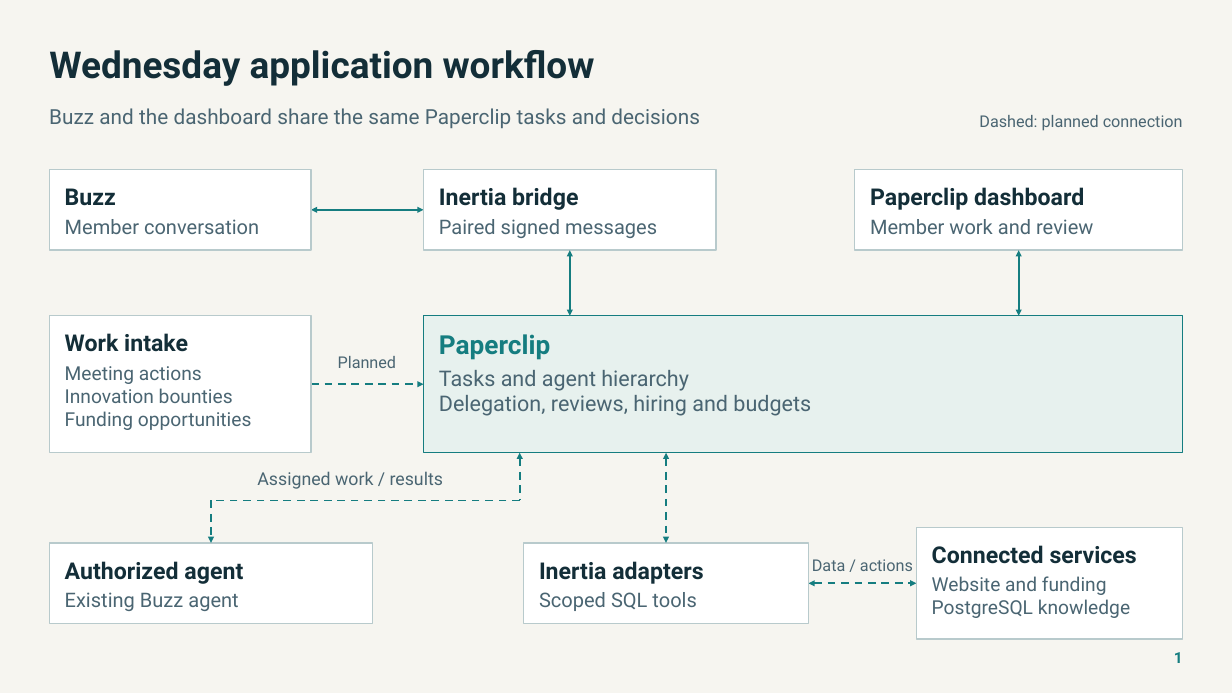
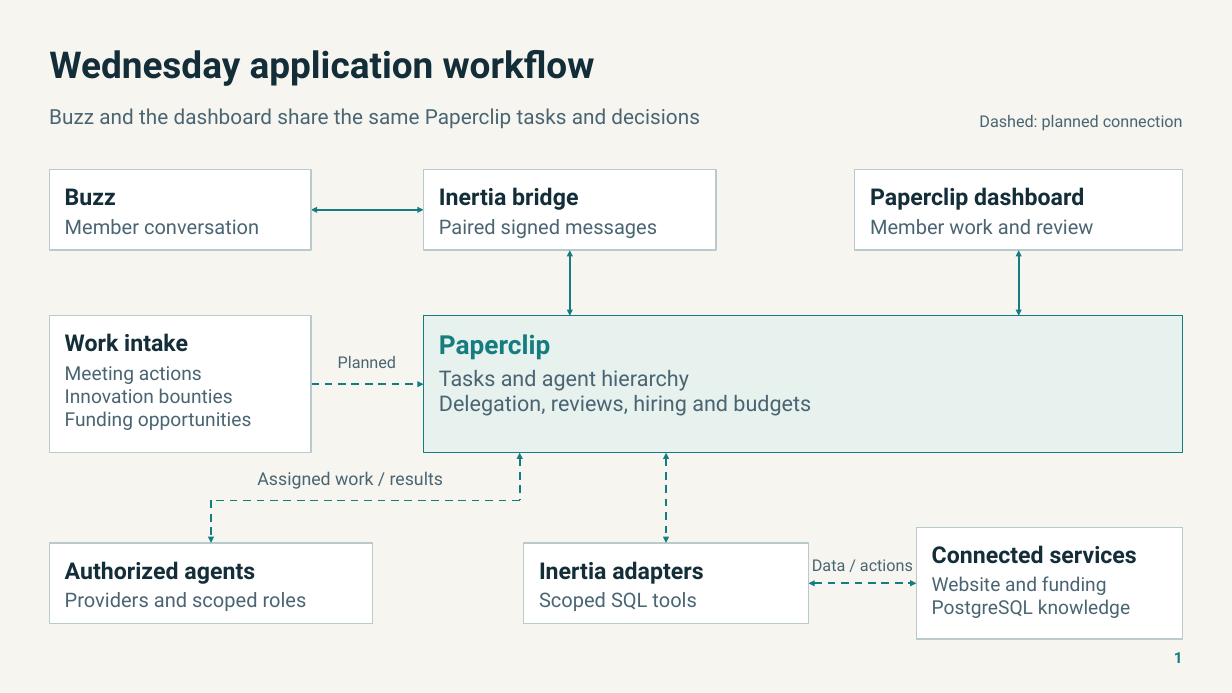
Before and after one commit to NetRxn/Inertia, a slide deck: slide 1 of Inertia-Architecture.pptx. Drawn at 1232x693 pixels with LibreOffice and Linux fonts; fonts in the diff are those of the drawing. Boxes give left, top, right and bottom in pixels: in the first picture for what was removed or moved away, otherwise in the second. Text is boxed around its words. In the diff, an @@ line names an element or a change of style, - is before the commit and + after.

```diff
--- a/Inertia-Architecture.pptx
+++ b/Inertia-Architecture.pptx
@@ text at bbox=[65, 561, 255, 584]: text changed @@
-Authorized agent
+Authorized agents
@@ text at bbox=[65, 592, 307, 611]: text changed @@
-Existing Buzz agent
+Providers and scoped roles
```
Also in this commit, not shown: 5 other slides changed, 22 other files.
